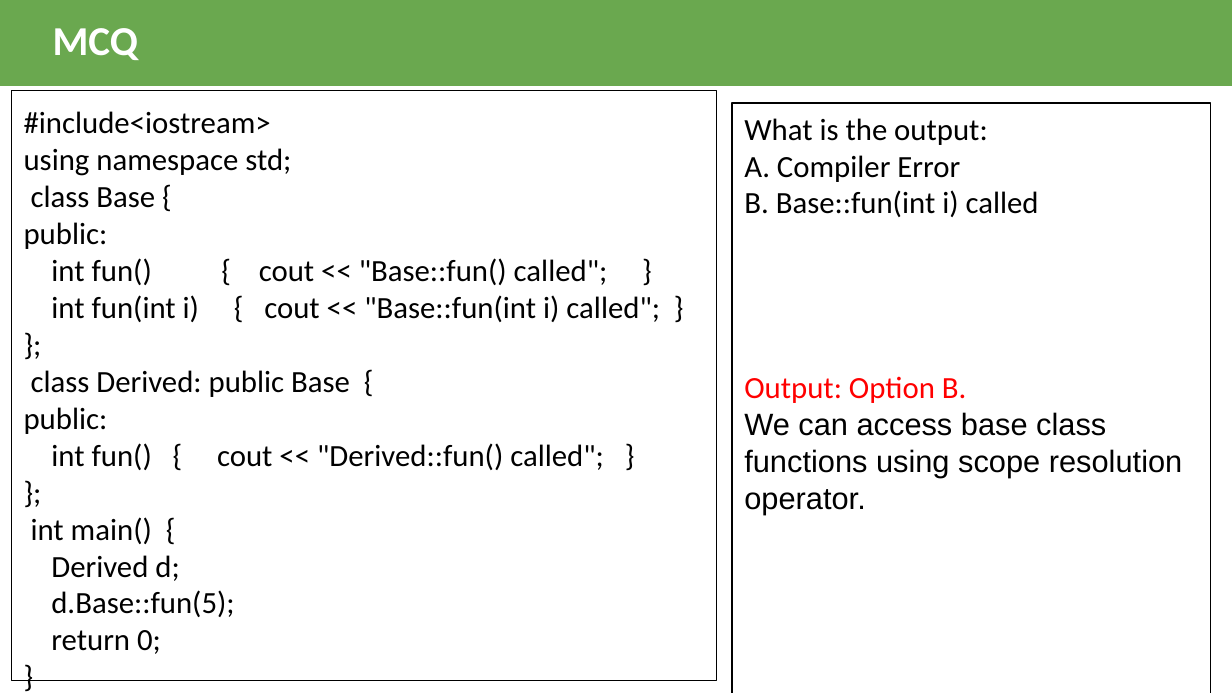
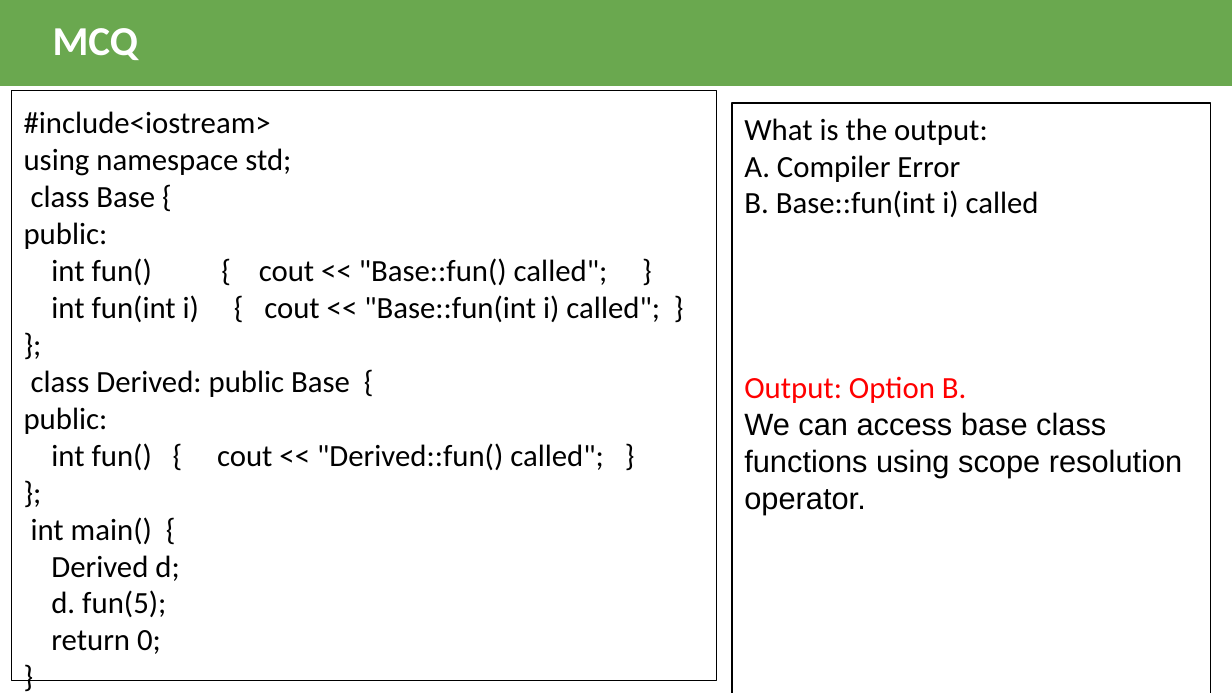
Before and after one commit to KartavyaKothari/cpp-lpu-x, a slide deck: slide 64 of slides/Lec8.pptx. Drawn at 1232x693 pixels with LibreOffice and Linux fonts; fonts in the diff are those of the drawing. Boxes give left, top, right and bottom in pixels: in the first picture for what was removed or moved away, otherwise in the second. Text is boxed around its words. In the diff, an @@ line names an element or a change of style, - is before the commit and + after.

```diff
--- a/slides/Lec8.pptx
+++ b/slides/Lec8.pptx
@@ text in rectangle at [51, 590, 166, 617]: text changed @@
-d.Base::fun(5);
+d. fun(5);
```
Also in this commit, not shown: 1 other slide changed, 6 other files.
